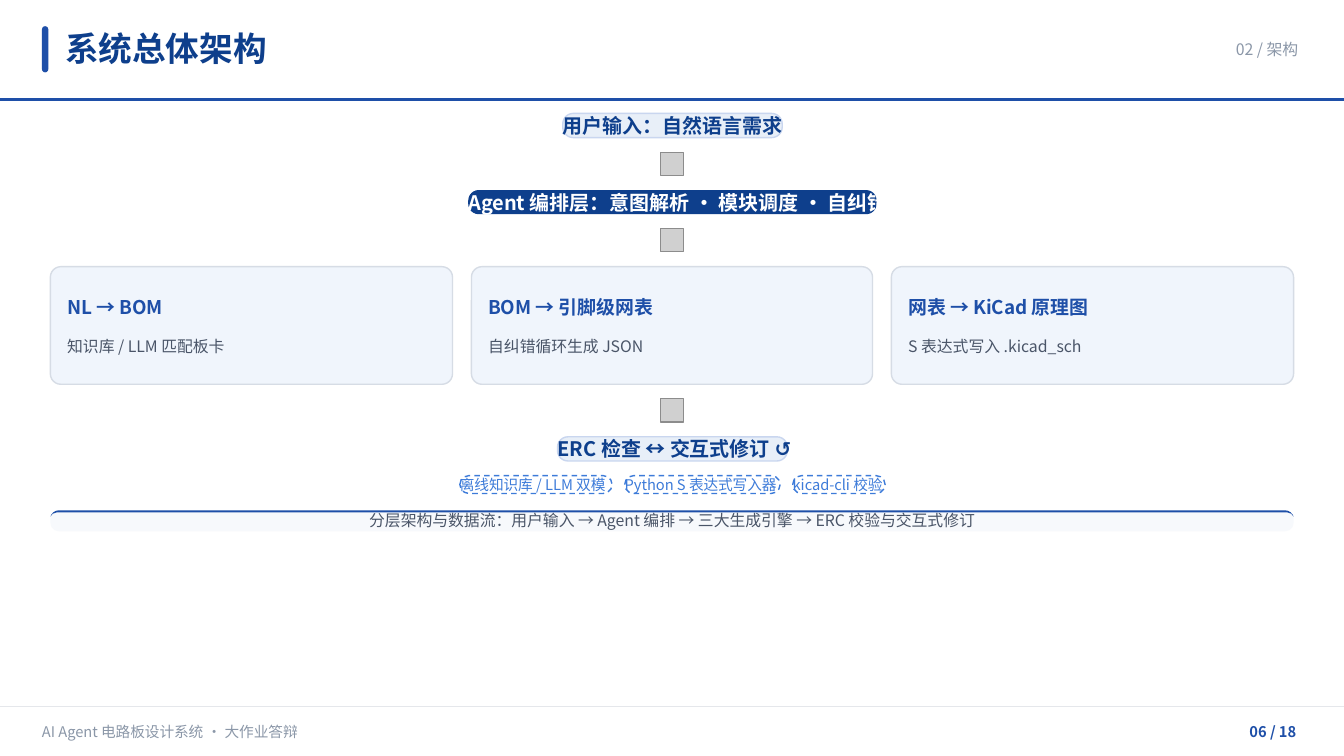
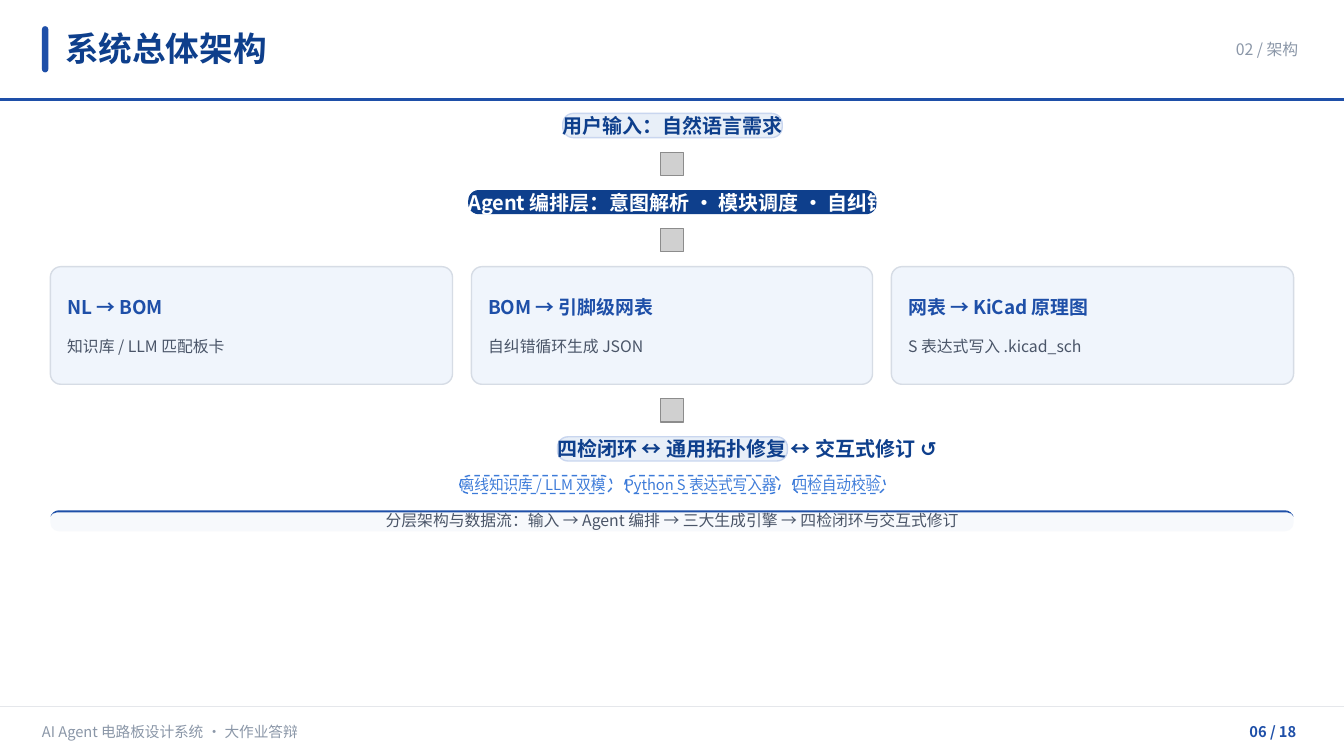
Before and after one commit to Xin4813/ai_agent_pcb, a slide deck: slide 6 of docs/答辩PPT/答辩PPT.pptx. Drawn at 1344x756 pixels with LibreOffice and Linux fonts; fonts in the diff are those of the drawing; grey boxes stand for pictures. Boxes give left, top, right and bottom in pixels: in the first picture for what was removed or moved away, otherwise in the second. Text is boxed around its words. In the diff, an @@ line names an element or a change of style, - is before the commit and + after.

Commit message:
docs: 同步答辩PPT与设计报告到当前项目状态
- PPT P14: 63条预期违规改为 ERC 0违规 + 四检全绿(4/4)
- PPT P17: 补 Web前端/四检闭环/通用拓扑修复，修正'真实LLM待接入'为已接入
- PPT P6/P8: 架构与流水线补四检闭环
- 报告: 摘要/背景/第五章改为四检全绿，25/63基线说明为历史
- 报告: 第二章校验层补四模块，第七章补Web前端，第八章去掉硬编码symbols-dir

```diff
--- a/docs/答辩PPT/答辩PPT.pptx
+++ b/docs/答辩PPT/答辩PPT.pptx
@@ text at [557,436,915,463]: text changed @@
-ERC 检查 ↔ 交互式修订 ↺
+四检闭环 ↔ 通用拓扑修复 ↔ 交互式修订 ↺
@@ text at [793,475,881,494]: text changed @@
-kicad-cli 校验
+四检自动校验
@@ text at [386,510,958,530]: text changed @@
-分层架构与数据流：用户输入 → Agent 编排 → 三大生成引擎 → ERC 校验与交互式修订
+分层架构与数据流：输入 → Agent 编排 → 三大生成引擎 → 四检闭环与交互式修订
```
Also in this commit, not shown: 3 other slides changed, 1 other file.
